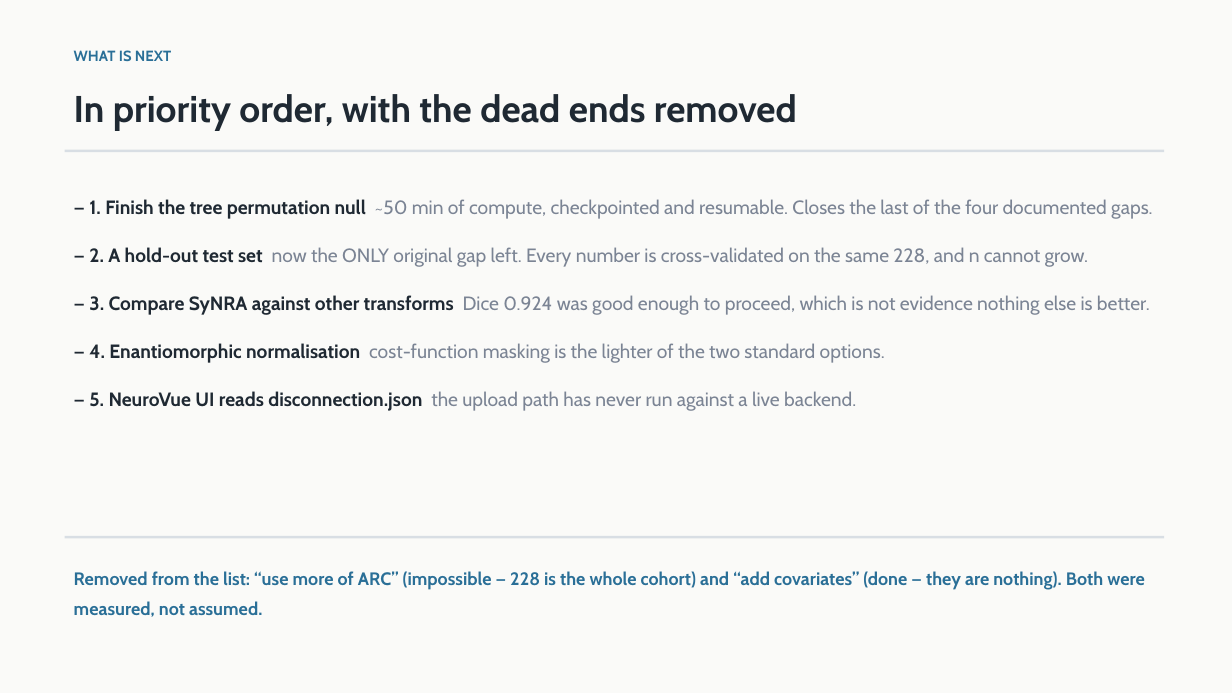
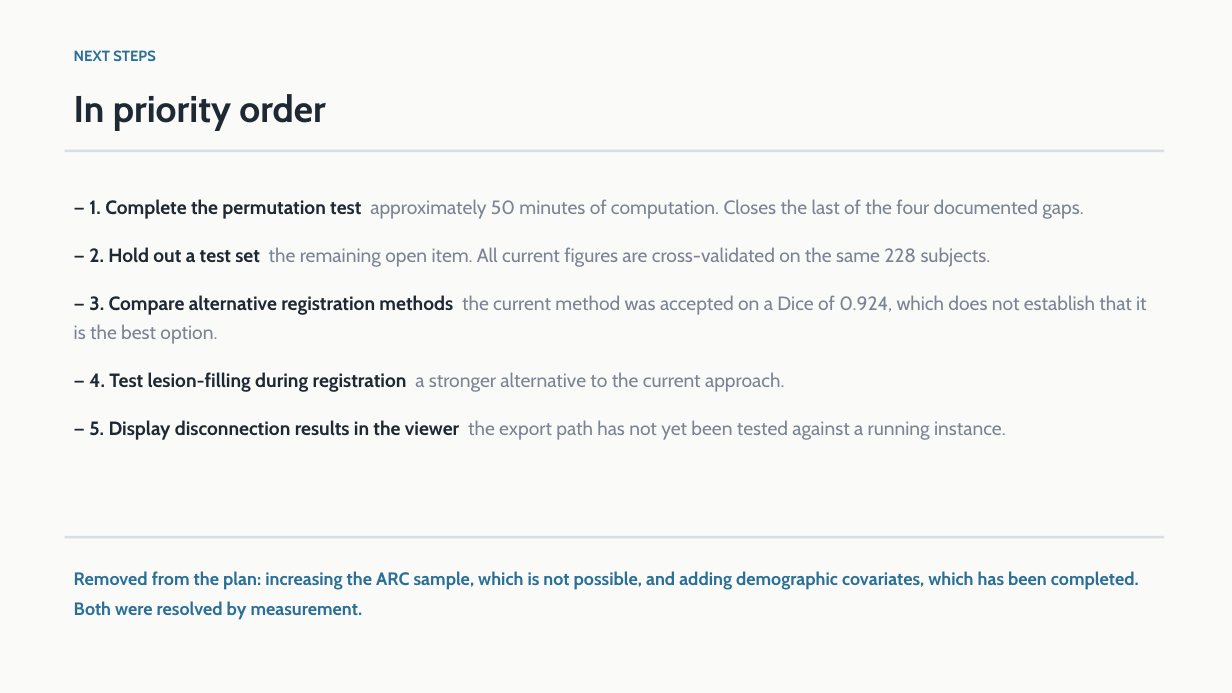
Before and after one commit to Manas-Maahir/SLP, a slide deck: slide 14 of docs/Lesion_Disconnection_Status.pptx. Drawn at 1232x693 pixels with LibreOffice and Linux fonts; fonts in the diff are those of the drawing. Boxes give left, top, right and bottom in pixels: in the first picture for what was removed or moved away, otherwise in the second. Text is boxed around its words. In the diff, an @@ line names an element or a change of style, - is before the commit and + after.

```diff
--- a/docs/Lesion_Disconnection_Status.pptx
+++ b/docs/Lesion_Disconnection_Status.pptx
@@ text at (x1=74, y1=50, x2=156, y2=61): text changed @@
-WHAT IS NEXT
+NEXT STEPS
@@ text at (x1=74, y1=94, x2=325, y2=131): text changed @@
-In priority order, with the dead ends removed
+In priority order
@@ text at (x1=74, y1=199, x2=1147, y2=440): text changed @@
-— 1. Finish the tree permutation null ~50 min of compute, checkpointed and resumable. Closes the last of the four documented gaps.
-— 2. A hold-out test set now the ONLY original gap left. Every number is cross-validated on the same 228, and n cannot grow.
-— 3. Compare SyNRA against other transforms Dice 0.924 was good enough to proceed, which is not evidence nothing else is better.
-— 4. Enantiomorphic normalisation cost-function masking is the lighter of the two standard options.
-— 5. NeuroVue UI reads disconnection.json the upload path has never run against a live backend.
+— 1. Complete the permutation test approximately 50 minutes of computation. Closes the last of the four documented gaps.
+— 2. Hold out a test set the remaining open item. All current figures are cross-validated on the same 228 subjects.
+— 3. Compare alternative registration methods the current method was accepted on a Dice of 0.924, which does not establish that it is the best option.
+— 4. Test lesion-filling during registration a stronger alternative to the current approach.
+— 5. Display disconnection results in the viewer the export path has not yet been tested against a running instance.
@@ text at (x1=74, y1=571, x2=1139, y2=620): text changed @@
-Removed from the list: “use more of ARC” (impossible — 228 is the whole cohort) and “add covariates” (done — they are nothing). Both were measured, not assumed.
+Removed from the plan: increasing the ARC sample, which is not possible, and adding demographic covariates, which has been completed. Both were resolved by measurement.
```
Also in this commit, not shown: 14 other slides changed, 1 other file.
